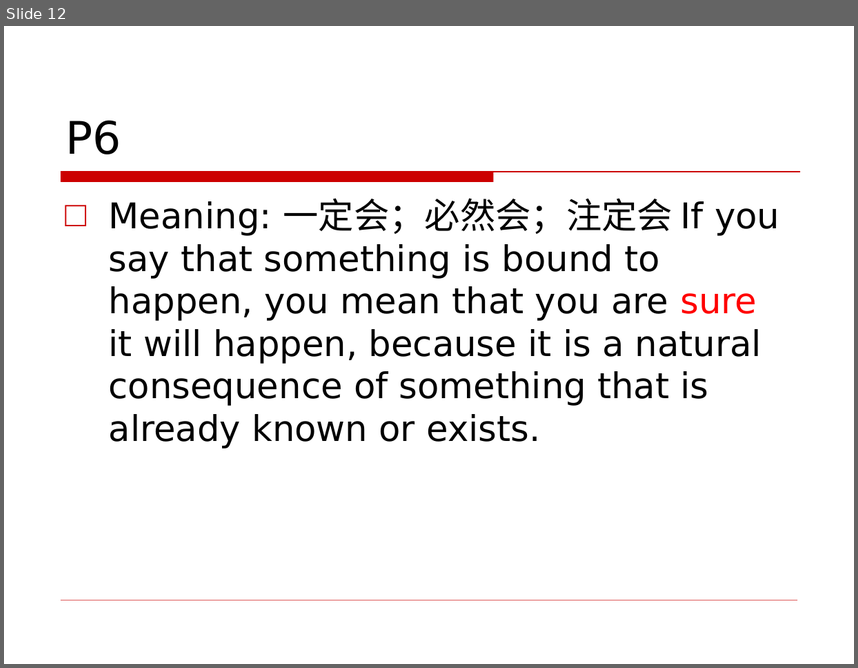
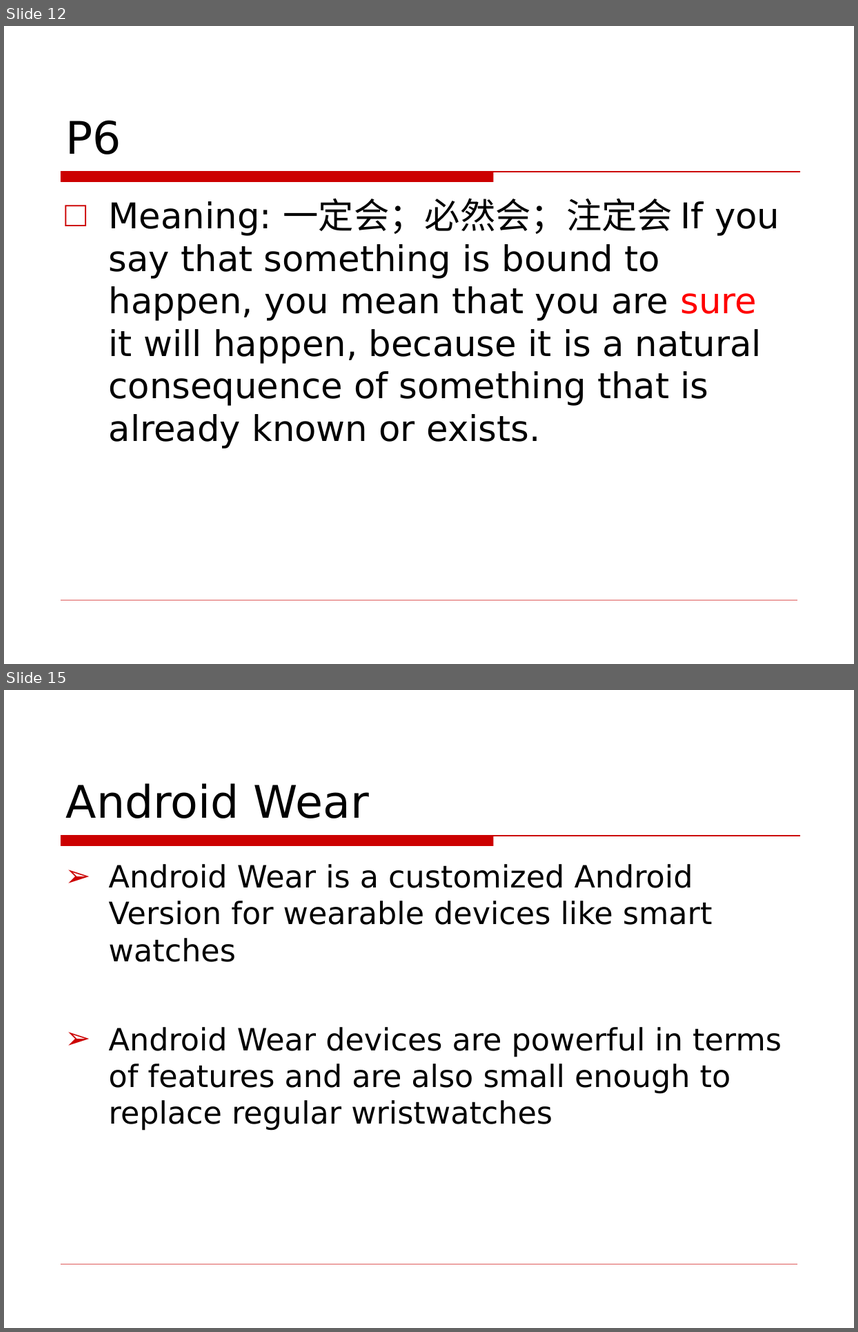
Before and after one commit to jxwb088047/Chapter_8_English, a slide deck: Chapter 8 English .ppt. Shown one above the other, each under a label of ours: slide 12 before the commit, slides 12 and 15 after it; the slides between them are not shown. The pictures are 858x668 and 858x1332 pixels, drawn with LibreOffice and Linux fonts; fonts in the diff are those of the drawing; background and template pictures are left out. Boxes give left, top, right and bottom in pixels: in the first picture for what was removed or moved away, otherwise in the second. Text is boxed around its words. In the diff, an @@ line names an element or a change of style, - is before the commit and + after.

```diff
--- a/Chapter 8 English .ppt
+++ b/Chapter 8 English .ppt
@@ slide 15 added at <box>4,690,854,1328</box>, background picture (left out); not listed: 2 template elements that a slide beside it also shows @@
@@ title added at <box>66,783,369,818</box>, 38 pt, text #000000 @@
+Android Wear
@@ text added at <box>109,864,782,1130</box>, 26 pt, text #000000 @@
+➢ Android Wear is a customized Android Version for wearable devices like smart watches
+➢ Android Wear devices are powerful in terms of features and are also small enough to replace regular wristwatches
```
Also in this commit, not shown: 2 slides changed, 9 other slides added.
